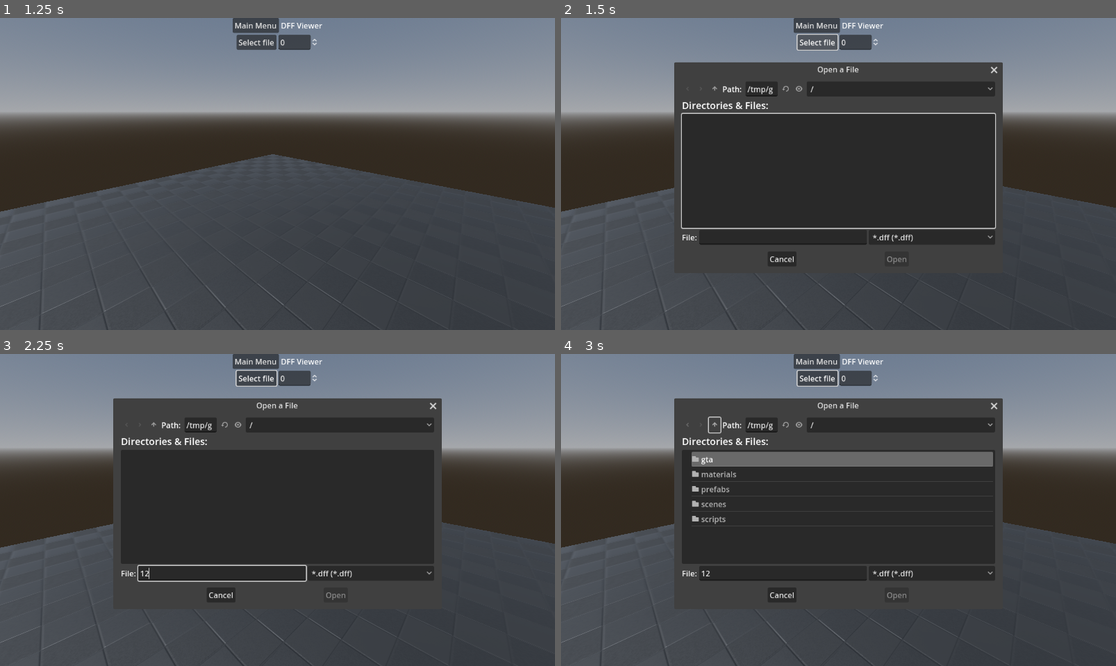
Above: before the commit, frames 1-4 (two rows, left to right).
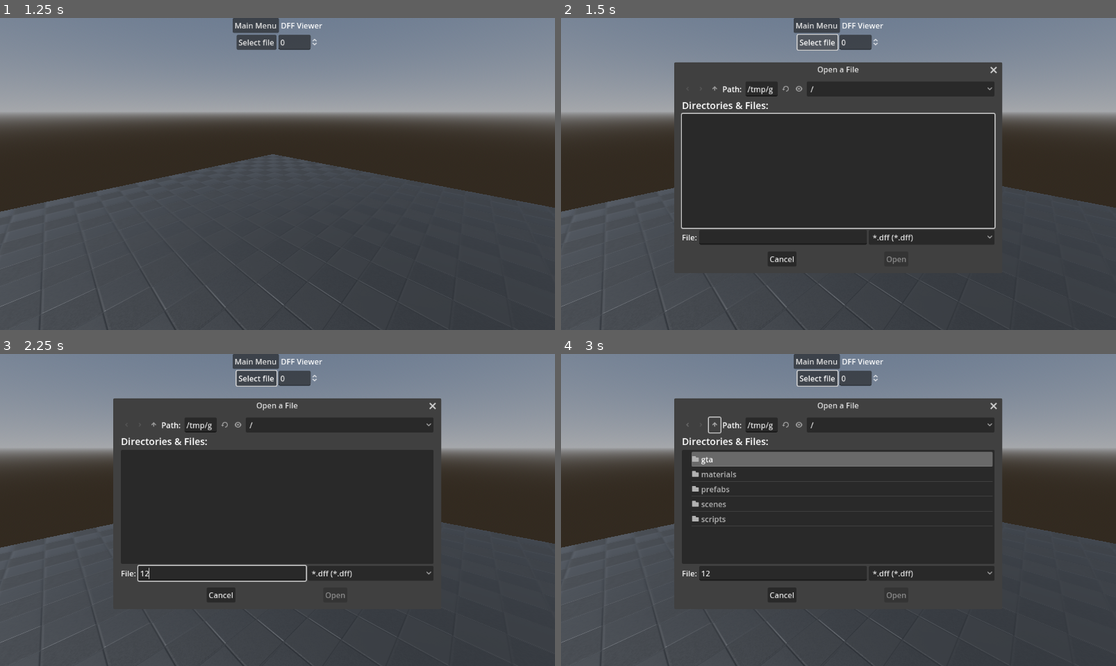
Above: after the commit, the same moments.

Repository: FOSS-Supremacy/OpenLiberty
Game: Godot game, scene res://startup.tscn
The game is run twice, just before and just after one commit, with the same random seed, the same clock (stepped at 60 frames per second) and the same inputs. The engine's default icon, where the game draws it, is replaced by a stand-in: a white triangle on a blue panel in a dark square.
Inputs (mouse positions are in pixels of both pictures, inside the frame that each line leads up to):
- Up to frame 1 (1.25 s): click "DFF Test" at 0.5 s
- Up to frame 2 (1.5 s): click "Select file" at 1.25 s
- Up to frame 3 (2.25 s): click (222, 572) at 2.02 s; type "12" at 2.1 s
- Up to frame 4 (3 s): click (716, 425) at 2.75 s

Frame 1 is identical in both runs. In frame 2, 0.2% of the frame differs, in the area x 58-80%, y 14-79%; in frame 3, less than 0.1%; in frame 4, less than 0.1%.

Commit message:
Optimize stuff

Diff:
--- a/scenes/modeltest/modeltest.gd
+++ b/scenes/modeltest/modeltest.gd
@@ -40,21 +40,13 @@
 
 	var st := SurfaceTool.new()
 	st.begin(Mesh.PRIMITIVE_TRIANGLES)
+
 	for tri in geometry.tris:
-		var v1 := morph_t.vertices[tri.vertex_1]
-		var v2 := morph_t.vertices[tri.vertex_2]
-		var v3 := morph_t.vertices[tri.vertex_3]
+		for i in [3,2,1]:
+			if morph_t.has_normals:
+				st.set_normal(morph_t.normals[tri["vertex_%d" % i]])
+			st.add_vertex(morph_t.vertices[tri["vertex_%d" % i]])
 
-		if morph_t.has_normals:
-			st.set_normal(morph_t.normals[tri.vertex_3])
-		st.add_vertex(v3)
-		if morph_t.has_normals:
-			st.set_normal(morph_t.normals[tri.vertex_2])
-		st.add_vertex(v2)
-		if morph_t.has_normals:
-			st.set_normal(morph_t.normals[tri.vertex_1])
-		st.add_vertex(v1)
-
-	st.generate_normals()
-	st.generate_tangents()
+	if geometry.format & RWGeometry.rpGEOMETRYTRISTRIP == 0:
+		st.generate_normals()
 	meshinstance.mesh = st.commit()
